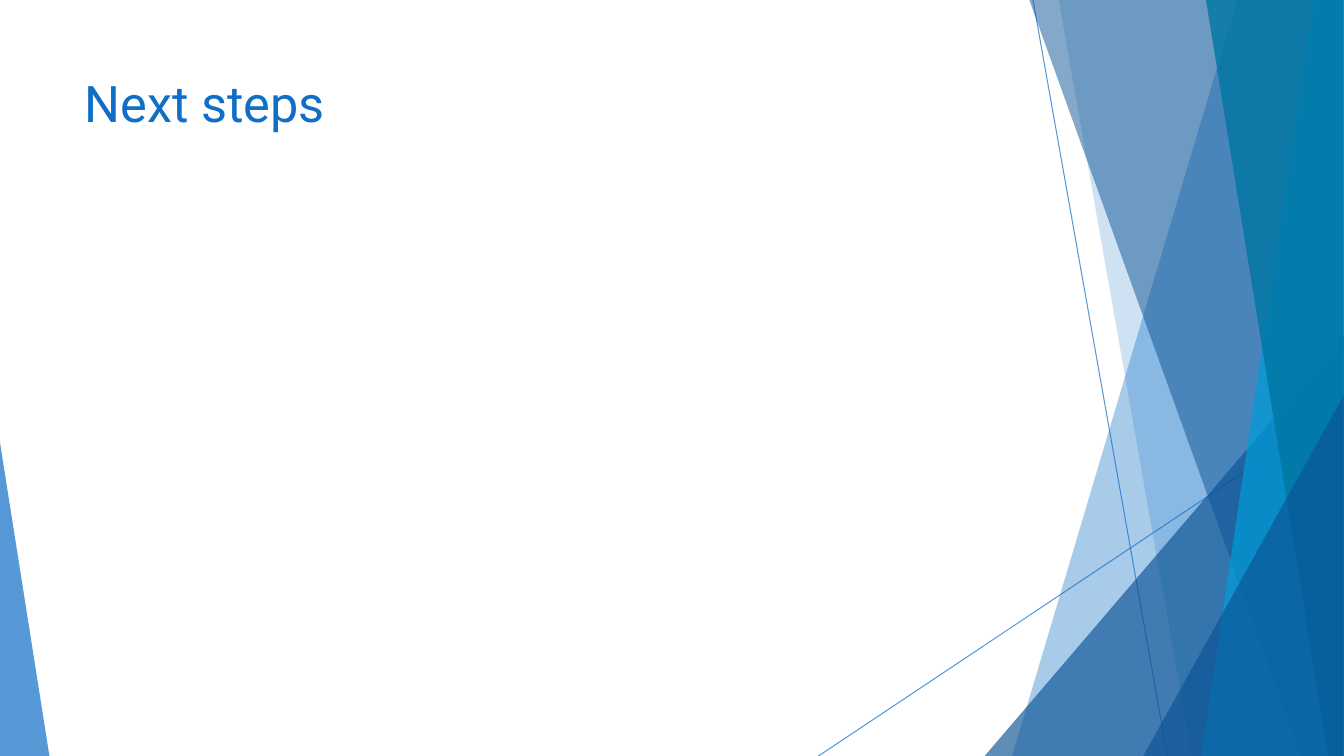
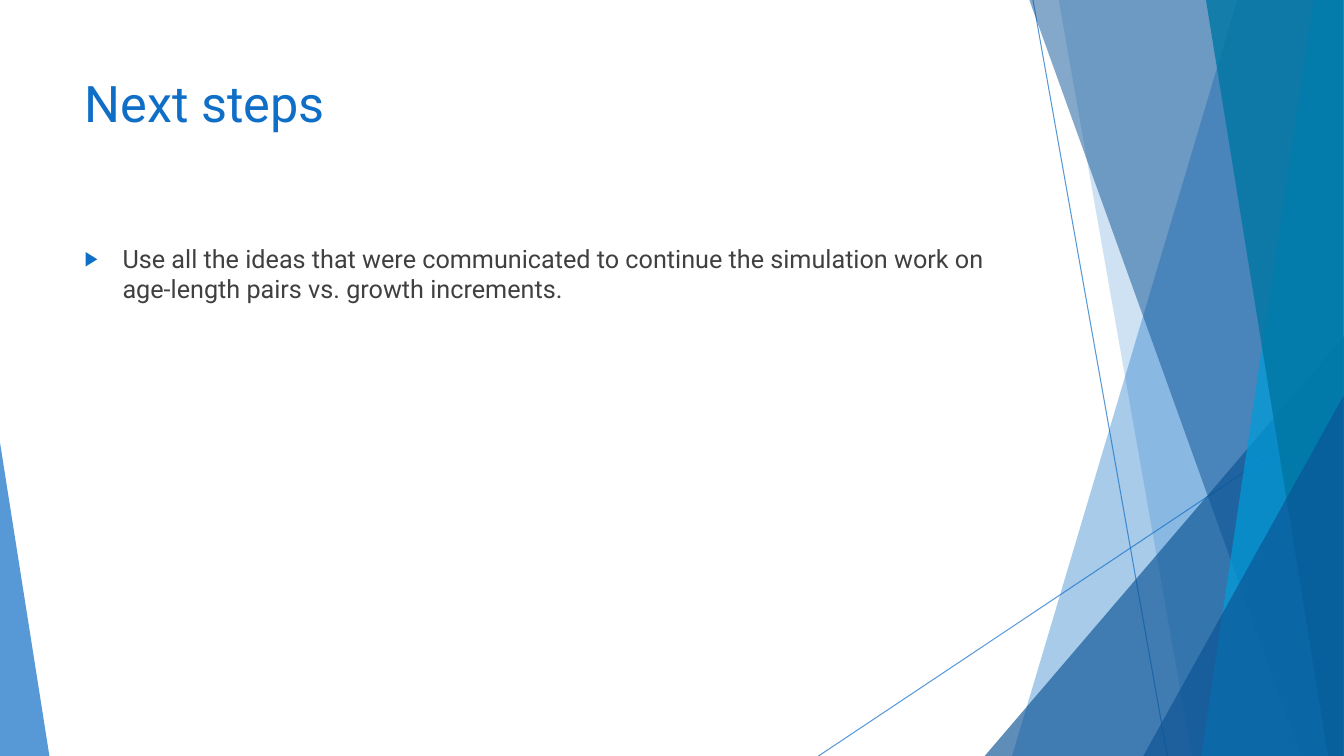
Before and after one commit to TESA-workshops/sim-make-a-world, a slide deck: slide 9 of TESA_Simulation_Workshop_2021_Breakout_Report_Make_a_World.pptx. Drawn at 1344x756 pixels with LibreOffice and Linux fonts; fonts in the diff are those of the drawing. Boxes give left, top, right and bottom in pixels: in the first picture for what was removed or moved away, otherwise in the second. Text is boxed around its words. In the diff, an @@ line names an element or a change of style, - is before the commit and + after.

```diff
--- a/TESA_Simulation_Workshop_2021_Breakout_Report_Make_a_World.pptx
+++ b/TESA_Simulation_Workshop_2021_Breakout_Report_Make_a_World.pptx
@@ text added at [123, 249, 983, 304], 18 pt, text #404040 @@
+▶ Use all the ideas that were communicated to continue the simulation work on age-length pairs vs. growth increments.
```
Also in this commit, not shown: 5 other slides changed.
